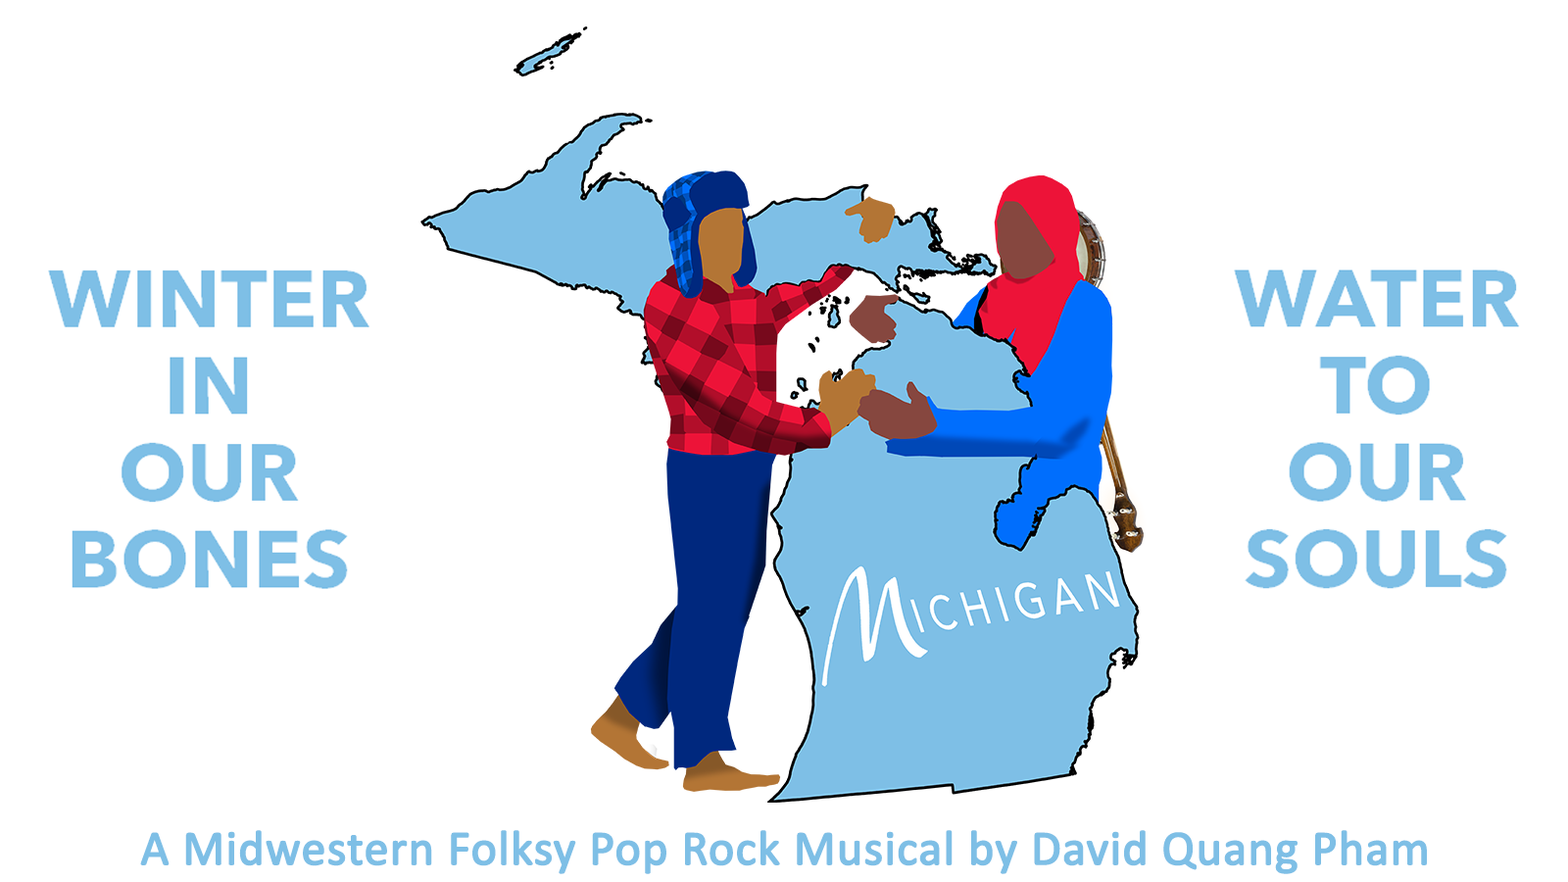
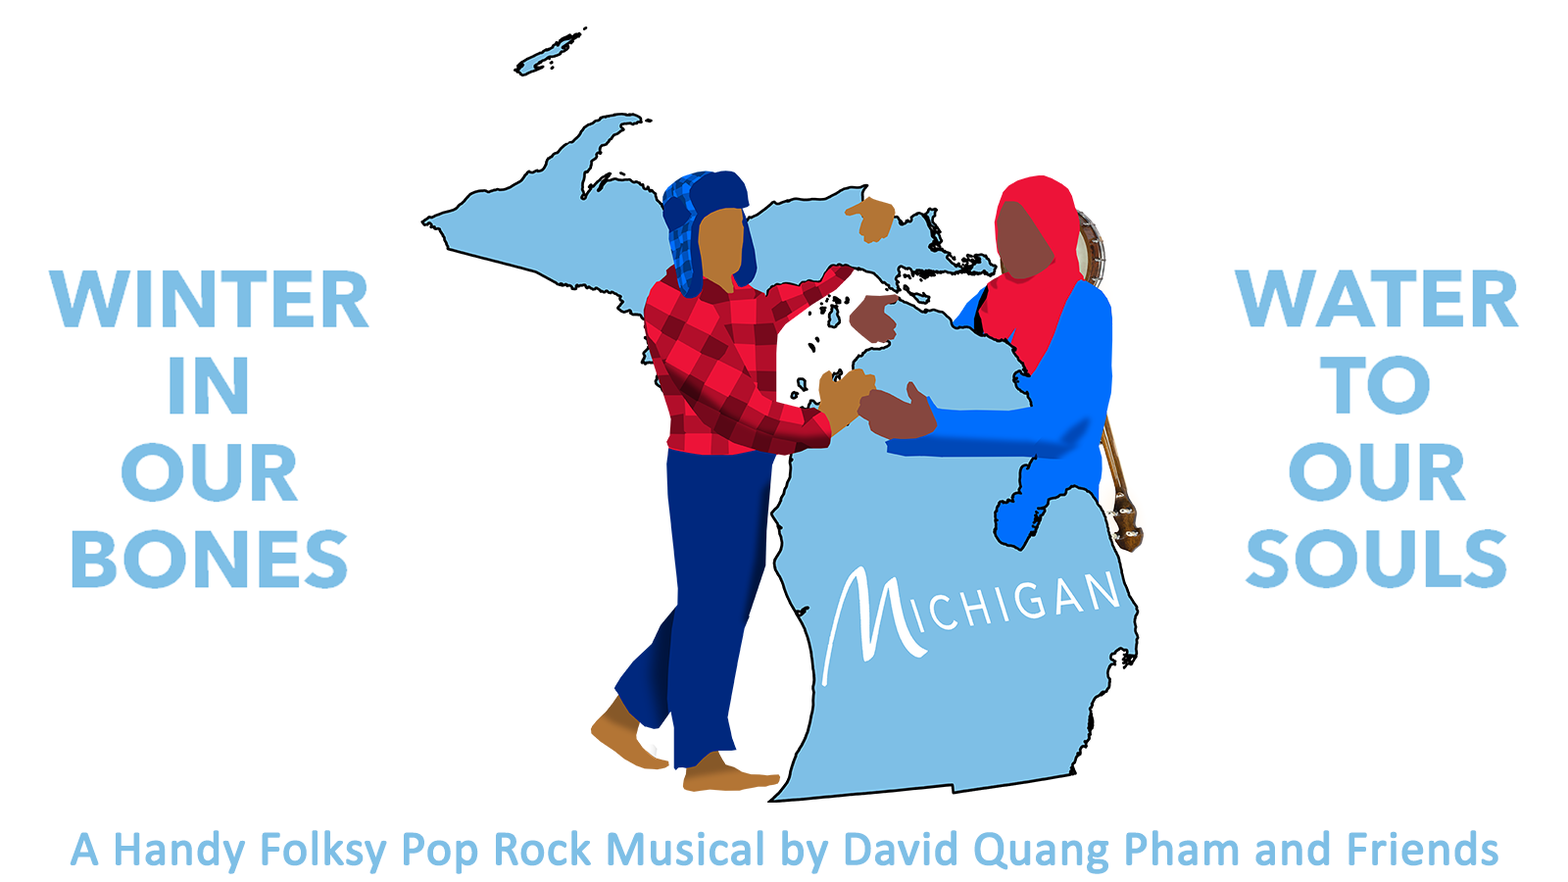
Layers edited between the first and the second 1568x882 image:
renamed "A Midwestern Folksy Pop Rock Musical by David Quang Pham" to "A Handy Folksy Pop Rock Musical by David Quang Pham and Friends", painted on it over [69, 830, 1499, 875]